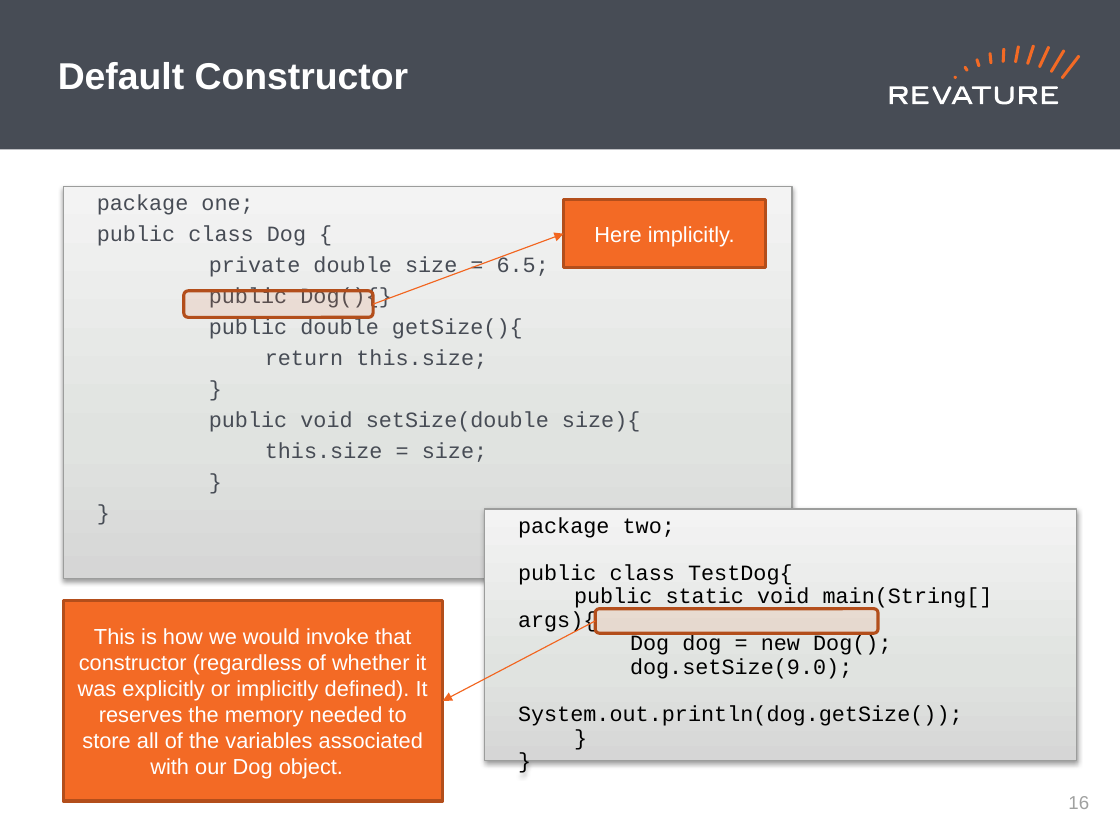
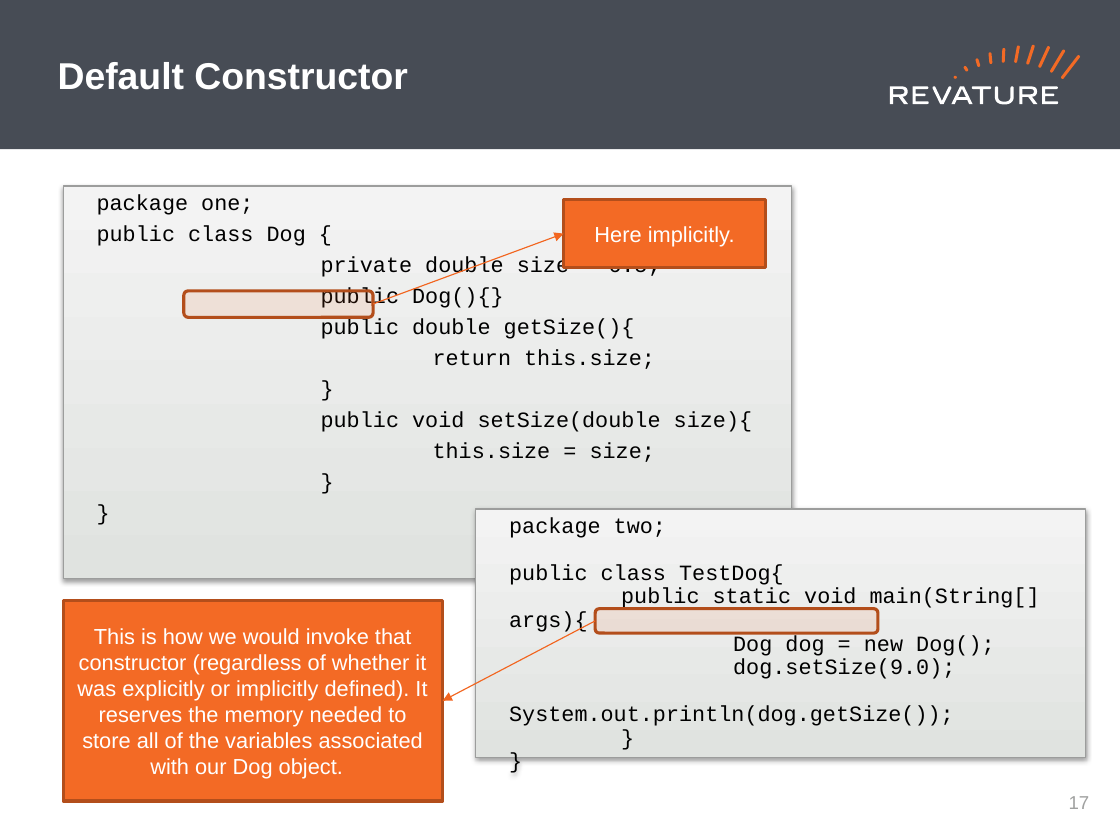
Before and after one commit to jhigherevature/ROCP-210412, a slide deck: slide 17 of powerpoints/Roc_Day02 - Operators_Methods_Arrays_FlowControl.pptx. Drawn at 1120x840 pixels with LibreOffice and Linux fonts; fonts in the diff are those of the drawing. Boxes give left, top, right and bottom in pixels: in the first picture for what was removed or moved away, otherwise in the second. Text is boxed around its words. In the diff, an @@ line names an element or a change of style, - is before the commit and + after.

```diff
--- a/powerpoints/Roc_Day02 - Operators_Methods_Arrays_FlowControl.pptx
+++ b/powerpoints/Roc_Day02 - Operators_Methods_Arrays_FlowControl.pptx
@@ rectangle "package one;" at [63,186,792,578]: text colour #474C55 to #000000; list level 2 to 1 in "package one;"; list level 2 to 1 in "public class Dog {"; list level 2 to 1 in "private double size = 6.5;"; list level 2 to 1 in "public Dog(){}"; list level 2 to 1 in "public double getSize(){"; list level 2 to 1 in "return this.size;"; list level 2 to 1 in "}"; list level 2 to 1 in "public void setSize(double size){"; list level 2 to 1 in "this.size = size;"; fill gradient #D6D7D6 to #E2E2E2 to #F4F4F4 to gradient #E0E3E0 to #F3F3F3 @@
@@ arrow removed from (373, 305) to (563, 234) @@
@@ freeform shape added at [373,234,563,305], outline #F2651F 0.75 pt @@
@@ rounded rectangle at [184,291,373,318]: proportions changed @@
@@ rectangle "package two;": place and size @@
-rectangle "package two;" at [485,508,1077,760]
+rectangle "package two;" at [476,508,1086,757]
@@ rectangle "package two;" at [476,508,1086,757]: list level 2 to 1 in "package two;"; list level 2 to 1 in "public class TestDog{"; list level 2 to 1 in "public static void main(String[] args){"; list level 2 to 1 in "Dog dog = new Dog();"; list level 2 to 1 in "dog.setSize(9.0);"; list level 2 to 1 in "System.out.println(dog.getSize());"; list level 2 to 1 in "}"; fill gradient #D6D7D6 to #E2E2E2 to #F4F4F4 to gradient #E0E3E0 to #F3F3F3 @@
@@ arrow removed from (595, 620) to (442, 701) @@
@@ freeform shape added at [442,620,595,700], outline #F2651F 0.75 pt @@
@@ rounded rectangle at [595,609,877,634]: proportions changed @@
@@ page number at [1069,796,1090,809]: text changed @@
-16
+17
```
Also in this commit, not shown: 40 other slides changed, 11 other files.
